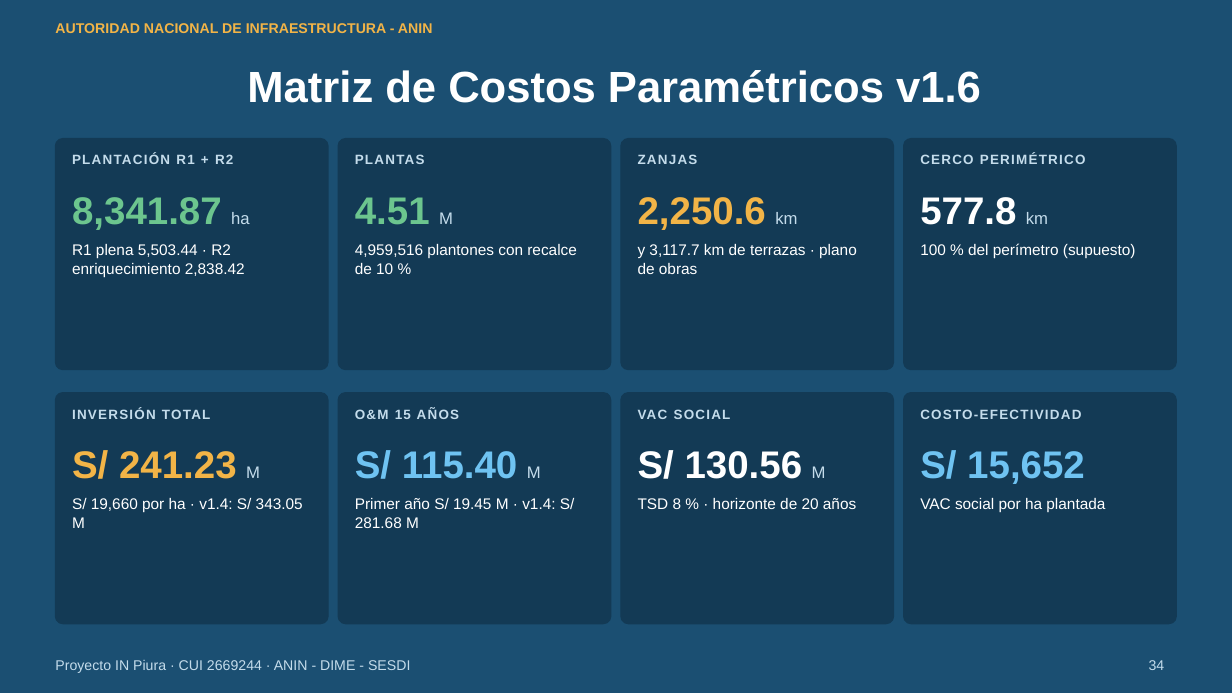
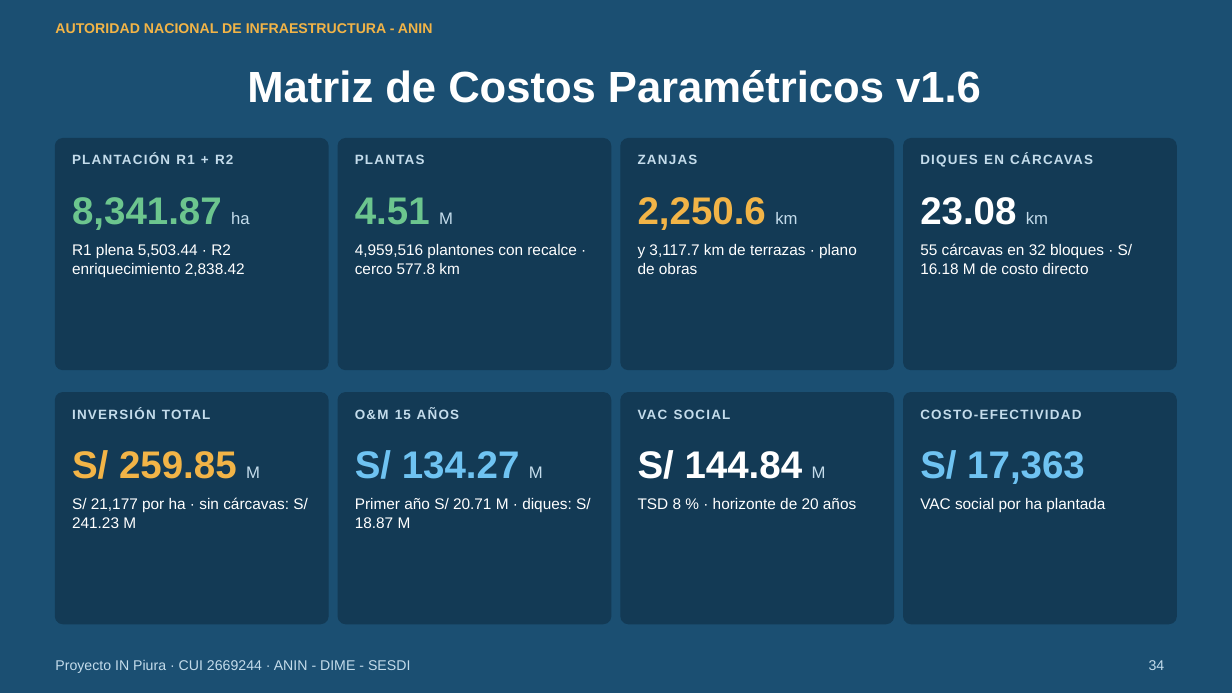
Before and after one commit to salomoncahuas-tech/Salomon1969, a slide deck: slide 34 of presentaciones/avance_perfil_sesdi_2026-11-03/Avance_Perfil_IN_Piura_SESDI_03_noviembre.pptx. Drawn at 1232x693 pixels with LibreOffice and Linux fonts; fonts in the diff are those of the drawing. Boxes give left, top, right and bottom in pixels: in the first picture for what was removed or moved away, otherwise in the second. Text is boxed around its words. In the diff, an @@ line names an element or a change of style, - is before the commit and + after.

```diff
--- a/presentaciones/avance_perfil_sesdi_2026-11-03/Avance_Perfil_IN_Piura_SESDI_03_noviembre.pptx
+++ b/presentaciones/avance_perfil_sesdi_2026-11-03/Avance_Perfil_IN_Piura_SESDI_03_noviembre.pptx
@@ text at (920,154,1093,167): text changed @@
-CERCO PERIMÉTRICO
+DIQUES EN CÁRCAVAS
@@ text at (920,197,1048,225): text changed @@
-577.8 km
+23.08 km
@@ text at (355,244,577,274): text changed @@
-4,959,516 plantones con recalce de 10 %
+4,959,516 plantones con recalce · cerco 577.8 km
@@ text at (920,243,1133,274): text changed @@
-100 % del perímetro (supuesto)
+55 cárcavas en 32 bloques · S/ 16.18 M de costo directo
@@ text at (72,450,260,479): text changed @@
-S/ 241.23 M
+S/ 259.85 M
@@ text at (355,450,543,479): text changed @@
-S/ 115.40 M
+S/ 134.27 M
@@ text at (638,450,826,479): text changed @@
-S/ 130.56 M
+S/ 144.84 M
@@ text at (920,450,1085,484): text changed @@
-S/ 15,652
+S/ 17,363
@@ text at (72,497,308,528): text changed @@
-S/ 19,660 por ha · v1.4: S/ 343.05 M
+S/ 21,177 por ha · sin cárcavas: S/ 241.23 M
@@ text at (355,498,591,528): text changed @@
-Primer año S/ 19.45 M · v1.4: S/ 281.68 M
+Primer año S/ 20.71 M · diques: S/ 18.87 M
```
Also in this commit, not shown: 10 other slides changed, 3 other files.
